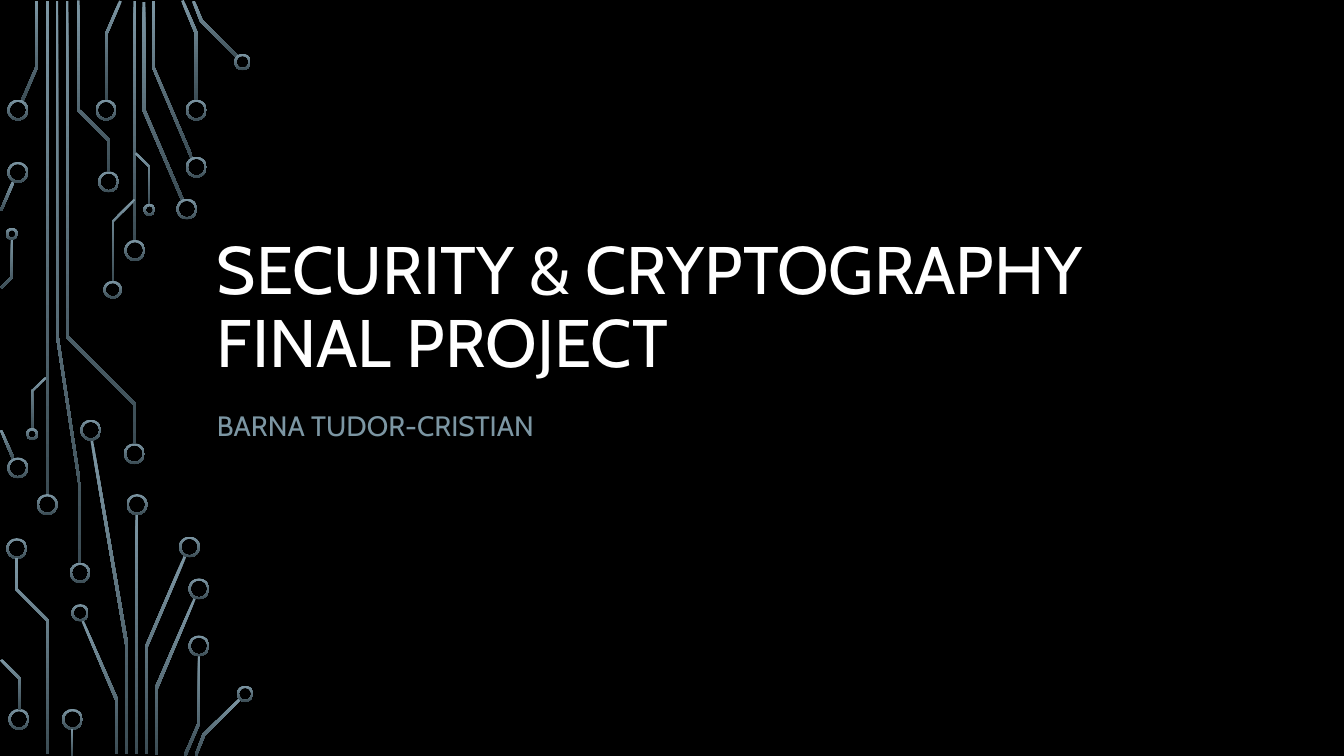
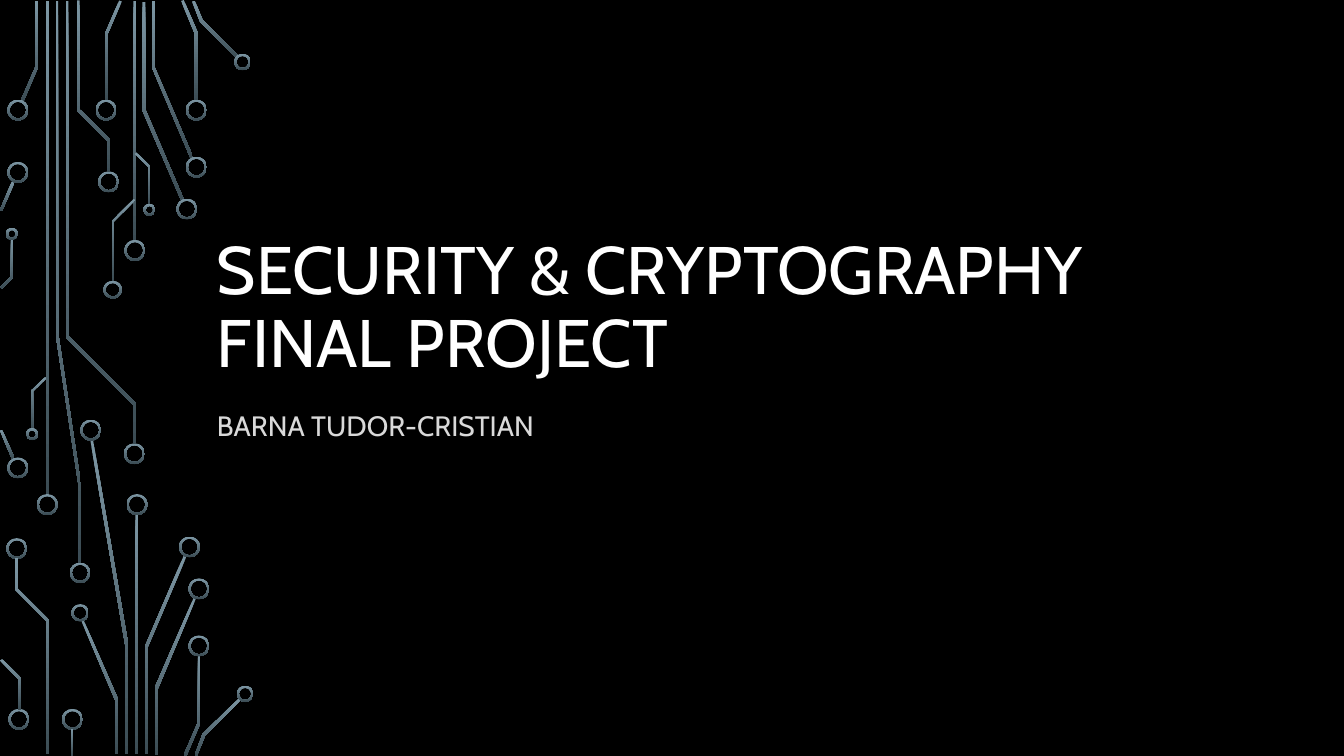
Before and after one commit to barna-tudor/SC-Final-Project, a slide deck: slide 1 of Security & cryptography final project.pptx. Drawn at 1344x756 pixels with LibreOffice and Linux fonts; fonts in the diff are those of the drawing; background and template pictures are left out. Boxes give left, top, right and bottom in pixels: in the first picture for what was removed or moved away, otherwise in the second. Text is boxed around its words. In the diff, an @@ line names an element or a change of style, - is before the commit and + after.

Commit message:
Updated pptx.

```diff
--- a/Security & cryptography final project.pptx
+++ b/Security & cryptography final project.pptx
@@ subtitle "BARNA TUDOR-CRISTIAN" at (x1=217, y1=416, x2=534, y2=437): text colour #7C96A3 to #D9D9D9 @@
```
Also in this commit, not shown: 3 other slides changed, 10 slides added.
